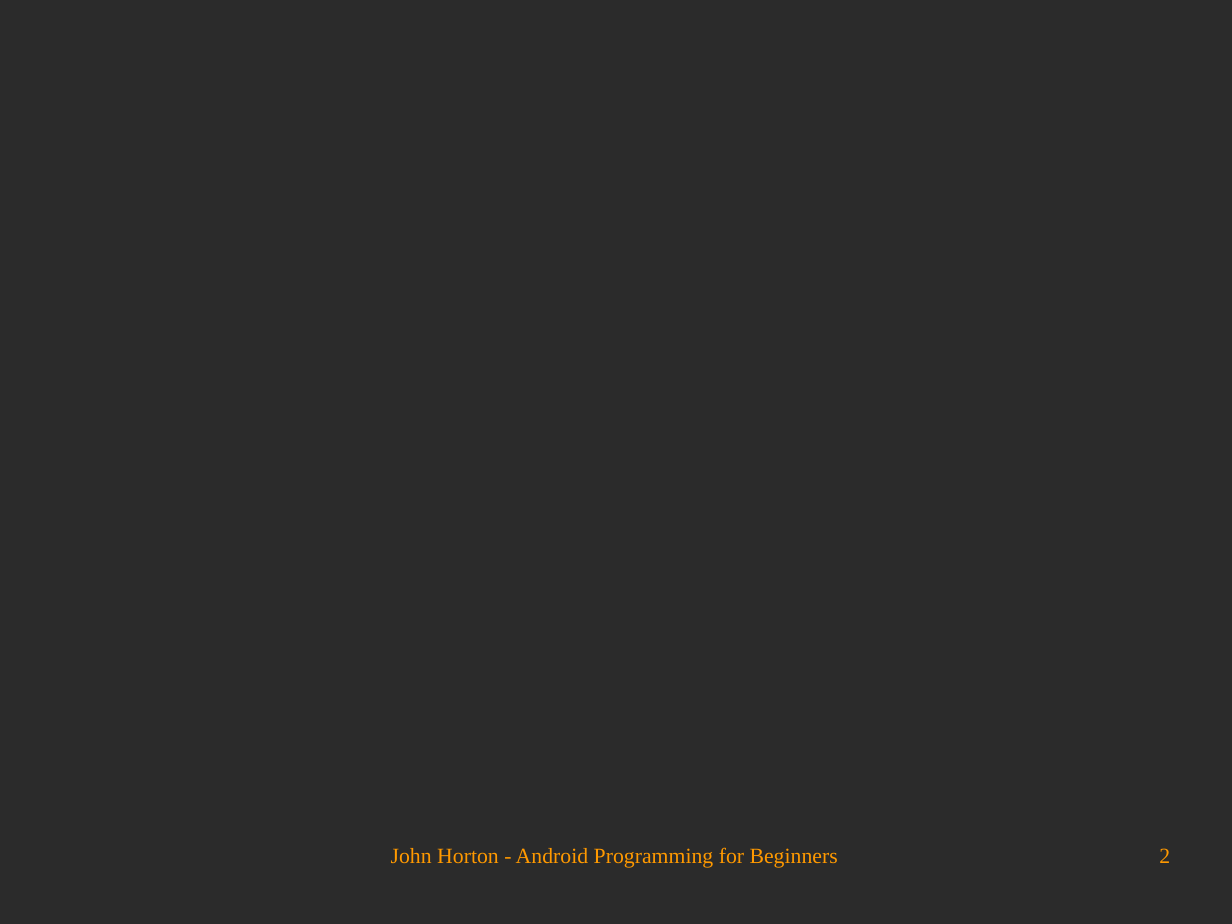
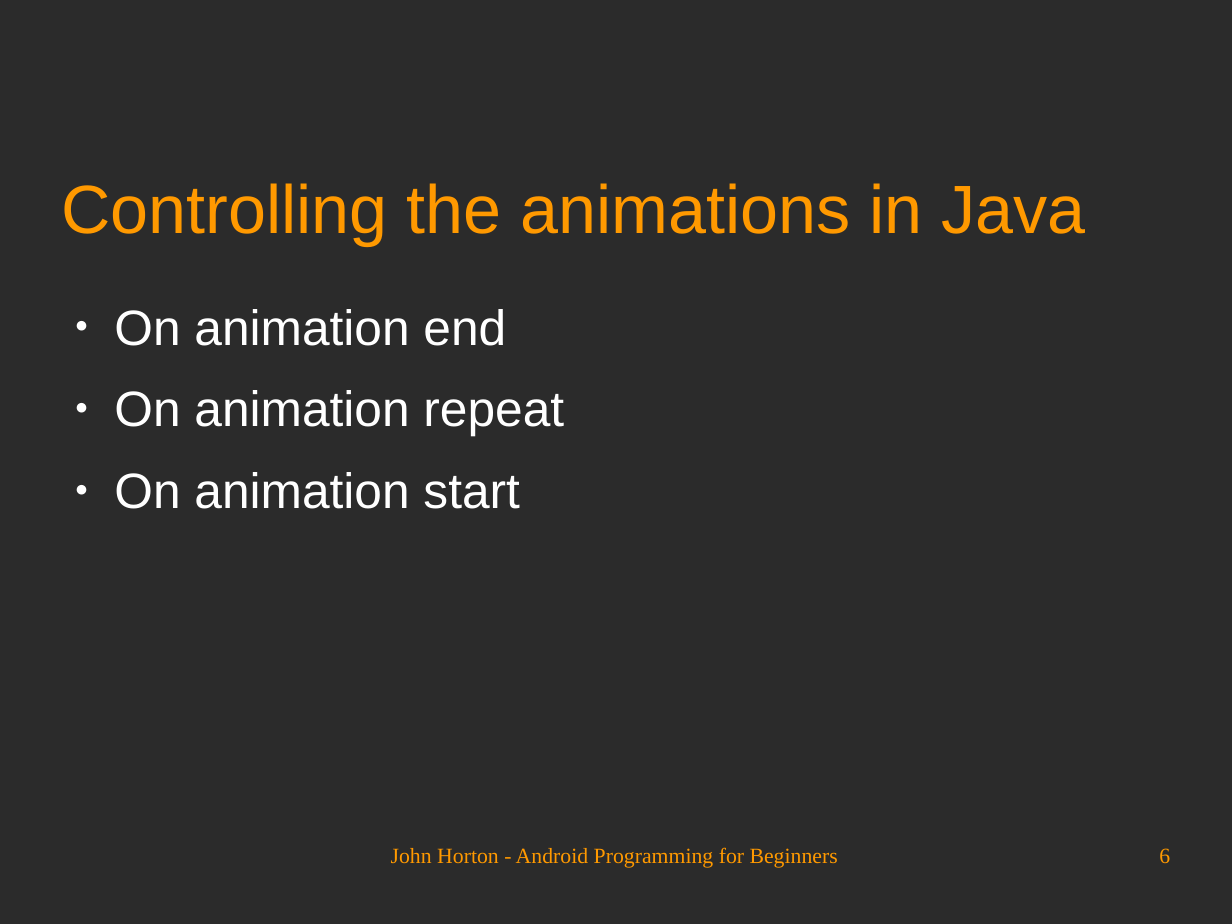
Before and after one commit to Academy-Soft-Intellect/Android-Programming-for-Beginners, a slide deck: slide 6 of 16_UI_Animations.odp (slide 2 before the commit). Drawn at 1232x924 pixels with LibreOffice and Linux fonts; fonts in the diff are those of the drawing; background and template pictures are left out; a plain dark background stands for a picture behind light text. Boxes give left, top, right and bottom in pixels: in the first picture for what was removed or moved away, otherwise in the second. Text is boxed around its words. In the diff, an @@ line names an element or a change of style, - is before the commit and + after.

```diff
--- a/16_UI_Animations.odp
+++ b/16_UI_Animations.odp
@@ title added at (62, 183, 1086, 246), 44 pt, text #FF9900 @@
+Controlling the animations in Java
@@ text added at (114, 309, 564, 509), 32 pt, text #FFFFFF @@
+● On animation end
+● On animation repeat
+● On animation start
@@ page number at (1159, 848, 1170, 863): text changed @@
-2
+6
```
Also in this commit, not shown: 5 slides added, 1 slide removed.
